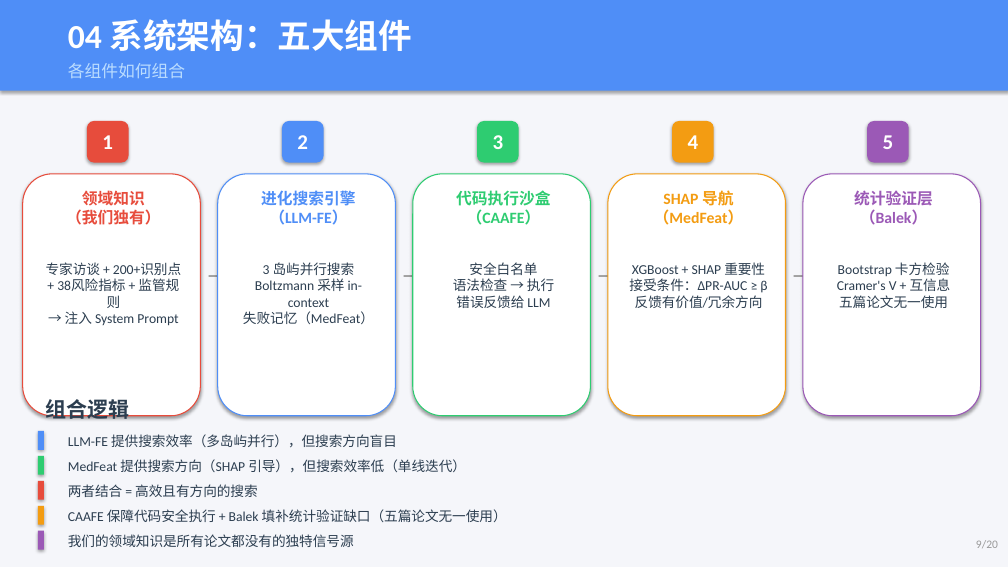
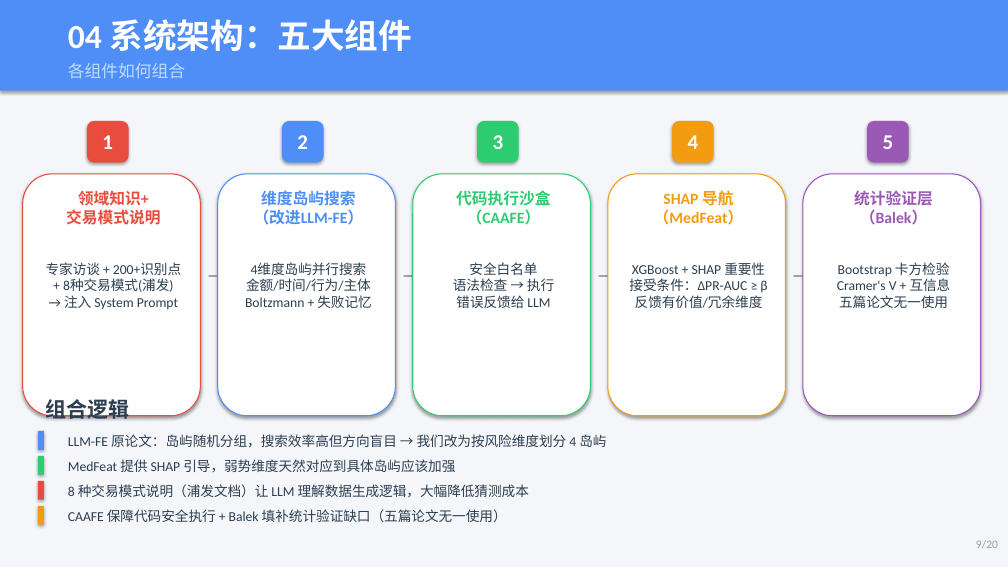
Before and after one commit to youchengsong/large-llm-create-feature, a slide deck: slide 9 of LLM_Feature_Engineering_Report.pptx. Drawn at 1008x567 pixels with LibreOffice and Linux fonts; fonts in the diff are those of the drawing. Boxes give left, top, right and bottom in pixels: in the first picture for what was removed or moved away, otherwise in the second. Text is boxed around its words. In the diff, an @@ line names an element or a change of style, - is before the commit and + after.

```diff
--- a/LLM_Feature_Engineering_Report.pptx
+++ b/LLM_Feature_Engineering_Report.pptx
@@ text at (66, 190, 160, 225): text changed @@
-领域知识
-（我们独有）
+领域知识+
+交易模式说明
@@ text at (254, 190, 364, 225): text changed @@
-进化搜索引擎
-（LLM-FE）
+维度岛屿搜索
+（改进LLM-FE）
@@ text at (46, 262, 181, 309): text changed @@
-专家访谈 + 200+识别点
-+ 38风险指标 + 监管规则
-→ 注入 System Prompt
+专家访谈 + 200+识别点
++ 8种交易模式(浦发)
+→ 注入 System Prompt
@@ text at (245, 262, 371, 308): text changed @@
-3 岛屿并行搜索
-Boltzmann 采样 in-context
-失败记忆（MedFeat）
+4维度岛屿并行搜索
+金额/时间/行为/主体
+Boltzmann + 失败记忆
@@ text at (629, 262, 767, 308): text changed @@
-XGBoost + SHAP 重要性
-接受条件：ΔPR-AUC ≥ β
-反馈有价值/冗余方向
+XGBoost + SHAP 重要性
+接受条件：ΔPR-AUC ≥ β
+反馈有价值/冗余维度
@@ text at (68, 434, 606, 448): text changed @@
-LLM-FE 提供搜索效率（多岛屿并行），但搜索方向盲目
+LLM-FE 原论文：岛屿随机分组，搜索效率高但方向盲目 → 我们改为按风险维度划分 4 岛屿
@@ text at (68, 459, 455, 472): text changed @@
-MedFeat 提供搜索方向（SHAP 引导），但搜索效率低（单线迭代）
+MedFeat 提供 SHAP 引导，弱势维度天然对应到具体岛屿应该加强
@@ text at (68, 484, 529, 498): text changed @@
-两者结合 = 高效且有方向的搜索
+8 种交易模式说明（浦发文档）让 LLM 理解数据生成逻辑，大幅降低猜测成本
@@ rectangle removed at (38, 531, 44, 550) @@
@@ text removed at (68, 534, 354, 547) @@
-我们的领域知识是所有论文都没有的独特信号源
```
Also in this commit, not shown: 9 other slides changed, 1 slide added, 1 slide removed, 2 other files.
